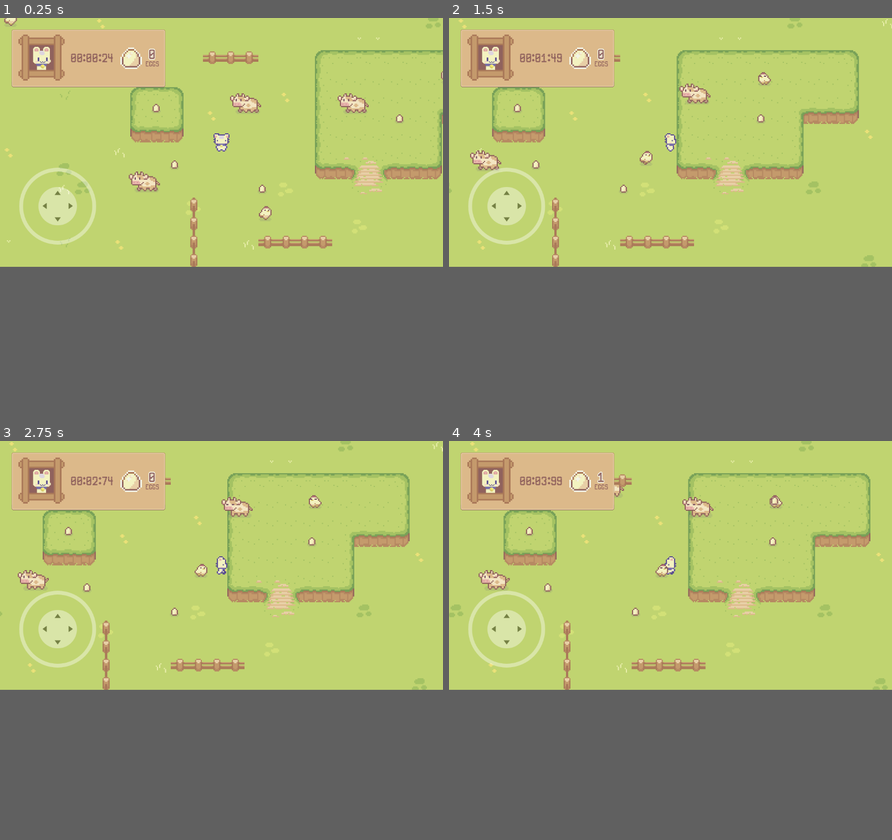
Above: before the commit, frames 1-4 (two rows, left to right).
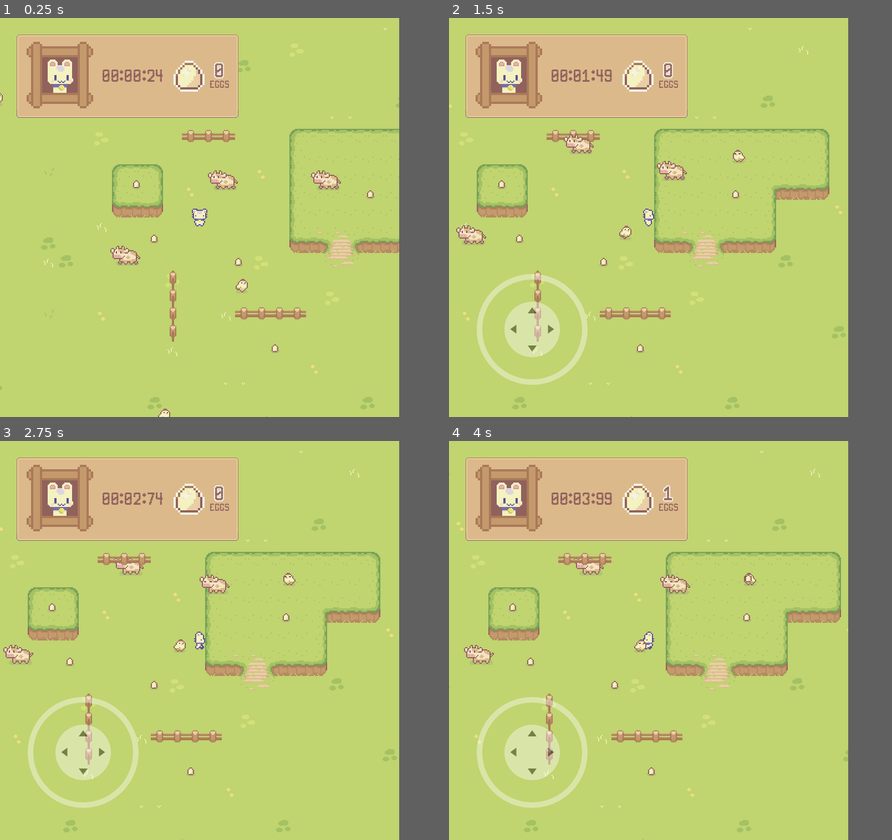
Above: after the commit, the same moments.

Repository: kwhitejr/godot-examples
Game: Godot game, scene res://main_scene.tscn
The game is run twice, just before and just after one commit, with the same random seed, the same clock (stepped at 60 frames per second) and the same inputs. Before the commit the project starts from res://src/examples/top-down-controller/top-down-controller.tscn.
Inputs (mouse positions are in pixels of both pictures, inside the frame that each line leads up to):
- Up to frame 1 (0.25 s): no input
- Up to frame 2 (1.5 s): move the mouse to (767, 129) at 0.52 s; hold D (move_right) 0.53-1.25 s; click (767, 129) at 0.6 s; drag from (581, 153) to (763, 117) at 1.27 s
- Up to frame 3 (2.75 s): move the mouse to (265, 508) at 2.02 s; hold D (move_right) from 2.03 s (still down); click (265, 508) at 2.1 s
- Up to frame 4 (4 s): release D (move_right) at 2.75 s; drag from (648, 616) to (759, 540) at 2.77 s; move the mouse to (803, 604) at 3.52 s; hold A (move_left) from 3.53 s (still down); click (803, 604) at 3.6 s
In our replay, the window is 799x449 before the commit and 720x720 after it. These sizes can differ from the game's own. Grey fills any space a smaller window leaves; there, only what the larger window draws over its background counts as a difference.

The runs differ from the first frame. In frame 1, 18% of the frame differs, in the area x 0-100%, y 0-100%; in frame 2, 21%; in frame 3, 21%; in frame 4, 21%, in the area x 0-99%, y 0-100%.

Commit message:
Viewports (#4)
* square viewport

* make joystick visible on touch

Diff:
--- /dev/null
+++ b/godot/main_scene.tscn
@@ -0,0 +1,31 @@
+[gd_scene load_steps=4 format=3 uid="uid://d3dmd6d5numc4"]
+
+[ext_resource type="PackedScene" uid="uid://dgvq0ay26c0n7" path="res://src/examples/top-down-controller/top_down_controller.tscn" id="1_sdga6"]
+[ext_resource type="PackedScene" uid="uid://bvypi4wo2acgj" path="res://src/ui/egg-counter/egg-counter.tscn" id="2_s0vt8"]
+[ext_resource type="PackedScene" uid="uid://ctcmtw6g3on0u" path="res://src/ui/touch-controls/touch_controls.tscn" id="3_bpary"]
+
+[node name="MainScene" type="Node2D"]
+
+[node name="SubViewportContainer" type="SubViewportContainer" parent="."]
+offset_right = 40.0
+offset_bottom = 40.0
+
+[node name="SubViewport" type="SubViewport" parent="SubViewportContainer"]
+handle_input_locally = false
+canvas_item_default_texture_filter = 0
+size = Vector2i(720, 720)
+render_target_update_mode = 4
+
+[node name="TopDownController" parent="SubViewportContainer/SubViewport" instance=ExtResource("1_sdga6")]
+
+[node name="UI" type="CanvasLayer" parent="."]
+
+[node name="EggCounter" parent="UI" instance=ExtResource("2_s0vt8")]
+
+[node name="Touch" type="Control" parent="UI"]
+layout_mode = 3
+anchors_preset = 0
+offset_right = 40.0
+offset_bottom = 40.0
+
+[node name="TouchControls" parent="UI/Touch" instance=ExtResource("3_bpary")]
--- a/godot/node_2d.tscn
+++ /dev/null
@@ -1,3 +0,0 @@
-[gd_scene format=3 uid="uid://d3dmd6d5numc4"]
-
-[node name="Node2D" type="Node2D"]
--- a/godot/project.godot
+++ b/godot/project.godot
@@ -11,7 +11,7 @@
 [application]
 
 config/name="Godot Examples"
-run/main_scene="res://src/examples/top-down-controller/top-down-controller.tscn"
+run/main_scene="res://main_scene.tscn"
 config/features=PackedStringArray("4.3", "GL Compatibility")
 config/icon="res://icon.svg"
 
@@ -21,7 +21,8 @@
 
 [display]
 
-window/stretch/aspect="ignore"
+window/size/viewport_width=720
+window/size/viewport_height=720
 
 [gui]
 
--- a/godot/src/examples/top-down-controller/top-down-controller.tscn
+++ b/godot/src/examples/top-down-controller/top_down_controller.tscn
@@ -1,8 +1,6 @@
-[gd_scene load_steps=27 format=4 uid="uid://dgvq0ay26c0n7"]
+[gd_scene load_steps=25 format=4 uid="uid://dgvq0ay26c0n7"]
 
 [ext_resource type="PackedScene" uid="uid://c44o12ut3y18h" path="res://src/characters/player/player.tscn" id="1_jnlgi"]
-[ext_resource type="PackedScene" uid="uid://bvypi4wo2acgj" path="res://src/ui/egg-counter/egg-counter.tscn" id="1_xh04o"]
-[ext_resource type="PackedScene" uid="uid://ctcmtw6g3on0u" path="res://src/ui/touch-controls/touch_controls.tscn" id="2_01hwg"]
 [ext_resource type="Texture2D" uid="uid://cnj3mf130xgd" path="res://src/assets/art/Sprout Lands/Tilesets/Grass.png" id="3_8pvjg"]
 [ext_resource type="Script" path="res://src/examples/top-down-controller/camera_2d.gd" id="3_q0tr2"]
 [ext_resource type="Texture2D" uid="uid://3ltg53uler4e" path="res://src/assets/art/Sprout Lands/Tilesets/Tilled_Dirt.png" id="4_0hntb"]
@@ -439,24 +437,12 @@
 [node name="Top-down-controller" type="Node2D"]
 y_sort_enabled = true
 
-[node name="HUD" type="CanvasLayer" parent="."]
-
-[node name="EggCounter" parent="HUD" instance=ExtResource("1_xh04o")]
-
-[node name="Control" type="Control" parent="."]
-layout_mode = 3
-anchors_preset = 0
-offset_right = 40.0
-offset_bottom = 40.0
-
-[node name="TouchControls" parent="Control" instance=ExtResource("2_01hwg")]
-
 [node name="Player" parent="." instance=ExtResource("1_jnlgi")]
 speed = 150.0
 
 [node name="Camera2D" type="Camera2D" parent="."]
 z_index = 2
-zoom = Vector2(3, 3)
+zoom = Vector2(2, 2)
 process_callback = 0
 script = ExtResource("3_q0tr2")
 
--- a/godot/src/ui/egg-counter/timer.gd
+++ b/godot/src/ui/egg-counter/timer.gd
@@ -16,5 +16,4 @@
 	var minutes := int(duration / 60)
 	var seconds := fmod(duration, 60)
 	var milliseconds := fmod(duration, 1) * 100
-	print("%02d:%02d:%02d" % [minutes, seconds, milliseconds])
 	return "%02d:%02d:%02d" % [minutes, seconds, milliseconds]
--- /dev/null
+++ b/godot/src/ui/touch-controls/touch_controls.gd
@@ -0,0 +1,24 @@
+extends CanvasLayer
+
+@onready var screen_size := DisplayServer.window_get_size()
+# Called when the node enters the scene tree for the first time.
+func _ready() -> void:
+	are_children_visible(false)
+
+# Called every frame. 'delta' is the elapsed time since the previous frame.
+func _process(delta: float) -> void:
+	pass
+	#if screen_size.x < screen_size.y:
+		#print("Portrait mode detected")
+		#hide_children()
+	#else:
+		#print("Landscape mode detected")
+
+func are_children_visible(are_visible: bool):
+	for child in get_children():
+		child.visible = are_visible
+
+func _input(event):
+	if event is InputEventScreenTouch:
+		if event.pressed:
+			are_children_visible(true)
--- a/godot/src/ui/touch-controls/touch_controls.tscn
+++ b/godot/src/ui/touch-controls/touch_controls.tscn
@@ -1,8 +1,10 @@
-[gd_scene load_steps=2 format=3 uid="uid://ctcmtw6g3on0u"]
+[gd_scene load_steps=3 format=3 uid="uid://ctcmtw6g3on0u"]
 
 [ext_resource type="PackedScene" uid="uid://dmr0fcamx7t56" path="res://addons/virtual_joystick/virtual_joystick_scene.tscn" id="1_0mk50"]
+[ext_resource type="Script" path="res://src/ui/touch-controls/touch_controls.gd" id="1_d8k0l"]
 
 [node name="TouchControls" type="CanvasLayer"]
+script = ExtResource("1_d8k0l")
 
 [node name="Virtual Joystick" parent="." instance=ExtResource("1_0mk50")]
 modulate = Color(1, 1, 1, 0.392157)
